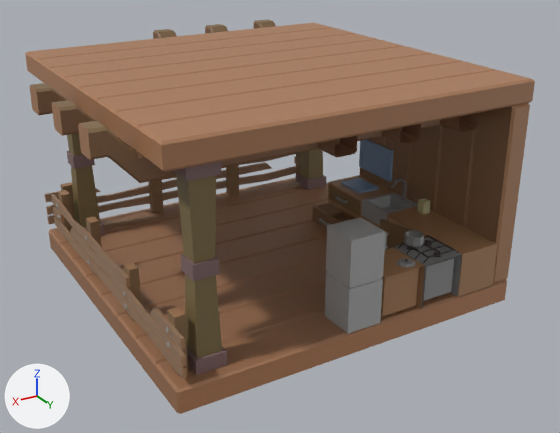
Two versions of the FBX model Assets/3DModels/Buildings/Productions/Kitchen/Kitchen_Level_01_CornerLeft.fbx, one commit apart.
Rendered twice from a 50 mm camera at (8.22, 14.51, 8.58) aimed at (-0.21, 0.45, 1.55). The axes (+X, +Y, +Z) are drawn at lower left. The lights are the same throughout. The picture after the commit comes second. Where no turn or scale is listed for an object, it has been applied to the vertices. Vertices at exactly the same position are counted once.

In view in the first picture: 'Kitchen_Level_01_CornerLeft'.
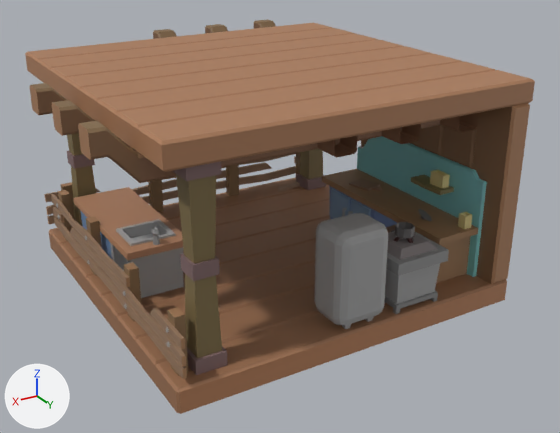
Where the newer file only moved an object's origin or applied its transform, the numbers keep the older frame.

Changed parts and their boxes [x1, y1, x2, y2] in the pictures (560 x 433 px; the box of a moved part takes in the faces that stretch with it):
part 1 of me_cube_020, moved or reshaped
    before: [404, 230, 424, 247]
    after: [395, 222, 415, 239]
part 2 of me_cube_020, rebuilt
    before: [389, 237, 462, 308]
    after: [384, 231, 449, 314]
part 3 of me_cube_020, rebuilt (21% wider)
    before: [325, 217, 386, 334]
    after: [314, 213, 388, 325]
part 4 of me_cube_020, deleted
    before: [341, 177, 459, 268]
part 5 of me_cube_020, moved or reshaped
    before: [312, 139, 497, 321]
    after: [322, 136, 487, 329]
part 6 of me_cube_020, added
    after: [73, 187, 184, 298]

The change, as a list of edits to the scene's bpy script:
```text
Change me_cube_020:
    used by ob_kitchen_level_01_cornerleft; location = (0.0, 0.0, 0.0)
    remove me_cube_020.from_pydata(...)  # 1956 vertices, 1789 faces; spans x -4.0..4.8, y -4.8..4.0, z 0.0..5.05
    add me_cube_020.from_pydata(...)  # 2306 vertices, 2075 faces; spans x -4.0..4.8, y -4.8..4.0, z 0.0..5.05
    me_cube_020 part 1: the loose piece of 32 vertices spanning x -2.03..-1.63, y 3.02..3.42, z 1.61..1.81 is scaled about its middle by (1.03, 1.03, 1.02), then moved by (0.38, 0.13, 0.32)
    me_cube_020 part 2: the loose piece of 117 vertices spanning x -2.48..-1.52, y 2.7..4.0, z 0.5..1.53 is rebuilt with 111 vertices and now spans x -2.1..-0.8, y 2.7..4.0, z 0.5..1.85
    me_cube_020 part 3: the loose piece of 40 vertices spanning x -0.42..0.38, y 3.15..4.0, z 0.5..2.5 is rebuilt with 172 vertices and now spans x -0.6..0.6, y 3.0..4.0, z 0.6..2.6
    me_cube_020 part 4: 6 loose pieces with 255 vertices, spanning x -3.46..-1.03, y -0.68..3.92, z 0.6..2.1, are deleted
    me_cube_020 part 5: 223 vertices removed from x -3.5..-0.47, y -0.95..4.0, z 0.5..2.55; 440 vertices added at x -3.5..0.38, y -0.95..3.9, z 0.5..2.9
    me_cube_020 part 6: 262 vertices added at x 2.17..3.6, y -2.75..0.82, z 0.5..2.07
    remove me_cube_020.materials.append(mat_palette_001)  # picture img_palettetexture_png
```
